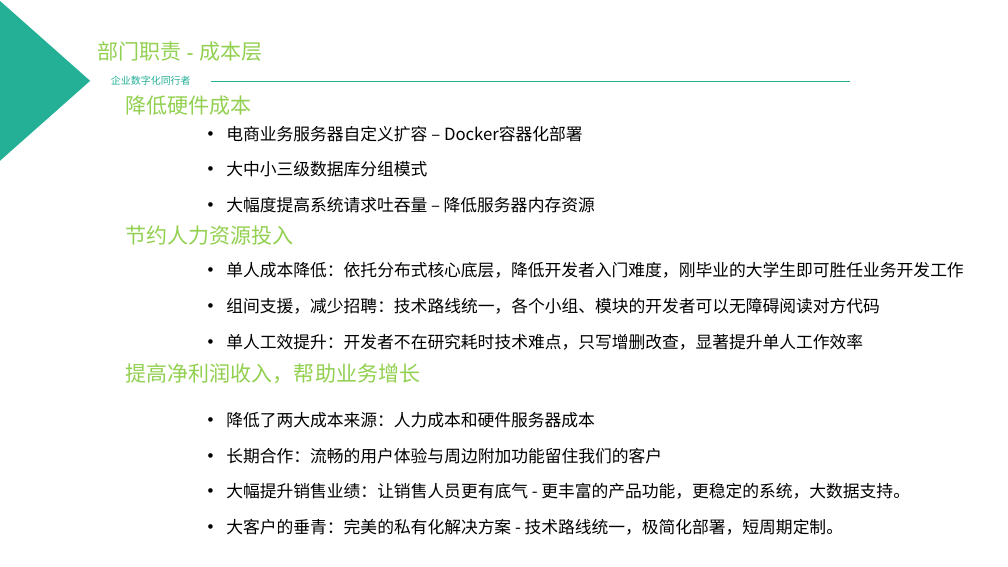
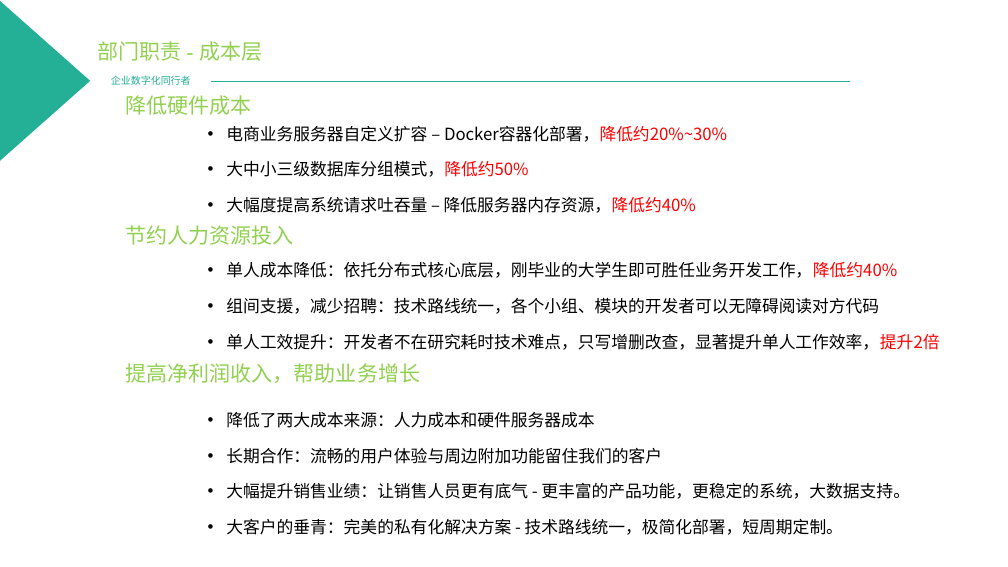
Before and after one commit to PowerYangcl/company-docment, a slide deck: slide 5 of 中企动力/2019年电商中台发展规划 - 杨成琳.pptx. Drawn at 1008x567 pixels with LibreOffice and Linux fonts; fonts in the diff are those of the drawing; background and template pictures are left out. Boxes give left, top, right and bottom in pixels: in the first picture for what was removed or moved away, otherwise in the second. Text is boxed around its words. In the diff, an @@ line names an element or a change of style, - is before the commit and + after.

```diff
--- a/中企动力/2019年电商中台发展规划 - 杨成琳.pptx
+++ b/中企动力/2019年电商中台发展规划 - 杨成琳.pptx
@@ text at (x1=226, y1=126, x2=727, y2=213): text changed @@
-• 电商业务服务器自定义扩容 – Docker容器化部署
-• 大中小三级数据库分组模式
-• 大幅度提高系统请求吐吞量 – 降低服务器内存资源
+• 电商业务服务器自定义扩容 – Docker容器化部署，降低约20%~30%
+• 大中小三级数据库分组模式，降低约50%
+• 大幅度提高系统请求吐吞量 – 降低服务器内存资源，降低约40%
@@ text at (x1=226, y1=262, x2=897, y2=278): text changed @@
-• 单人成本降低：依托分布式核心底层，降低开发者入门难度，刚毕业的大学生即可胜任业务开发工作
+• 单人成本降低：依托分布式核心底层，刚毕业的大学生即可胜任业务开发工作，降低约40%
@@ text at (x1=226, y1=334, x2=939, y2=350): text changed @@
-• 单人工效提升：开发者不在研究耗时技术难点，只写增删改查，显著提升单人工作效率
+• 单人工效提升：开发者不在研究耗时技术难点，只写增删改查，显著提升单人工作效率，提升2倍
```
Also in this commit, not shown: 5 other slides changed, 1 slide added, 1 slide removed.
